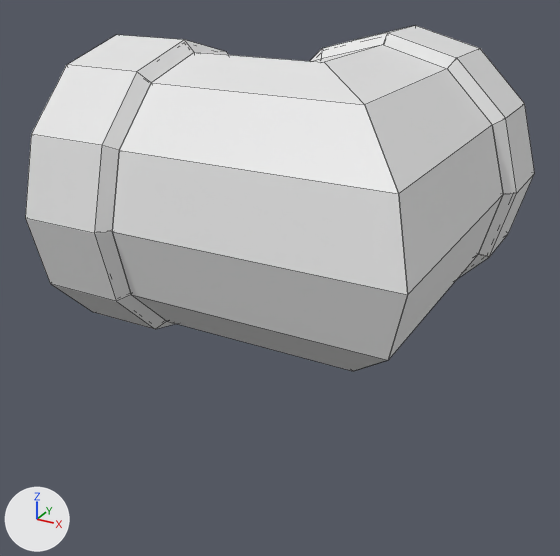
The Blender file obj/Joelho_90.blend as it was, and as the next commit left it.
Before and after are seen from a 50 mm camera at (0.061, -0.1207, 0.0433) aimed at (-0.0047, -0.0013, -0.0164). Lighting does not change. The marker at lower left points along +X, +Y and +Z. Mesh edges are drawn as thin lines.
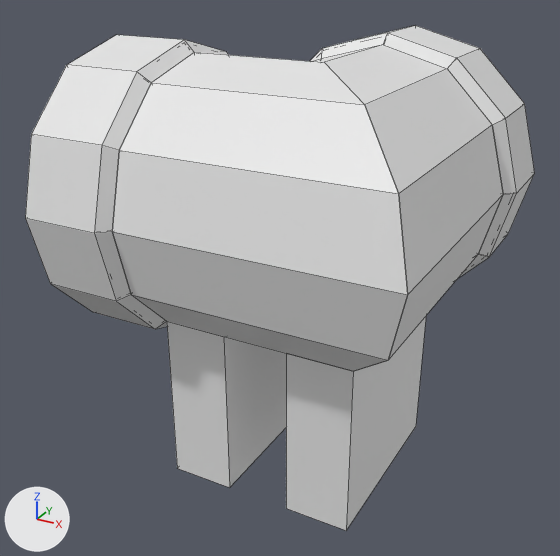
Commit message: Joelho com suportes

Location of each change, (x1, y1, x2, y2) in pixels of the pictures (560 x 556 px):
'Circle', reshaped (46% taller)
    before: (26, 25, 534, 371)
    after: (26, 25, 534, 530)
part 1 of me_circle, built on
    after: (167, 316, 426, 530)

Edits to the bpy script that builds the scene:
```text
Change me_circle:
    used by ob_circle; location = (0.0, 0.0, 0.0); rotation_euler = (1.571, 0.0, 0.0), in degrees (90, 0, 0)
    remove me_circle.from_pydata(...)  # 192 vertices, 190 faces; spans x -0.0361..0.0329, y -0.027..0.027, z -0.0361..0.0329
    add me_circle.from_pydata(...)  # 212 vertices, 198 faces, 4 loose edges; spans x -0.0361..0.0329, y -0.055..0.027, z -0.0361..0.0329
    me_circle part 1
    3 faces are deleted
    20 vertices are added at x -0.0191..0.0183, y -0.055..-0.0217, z -0.0191..0.0184
    4 loose edges are added
    11 new faces join them
```
